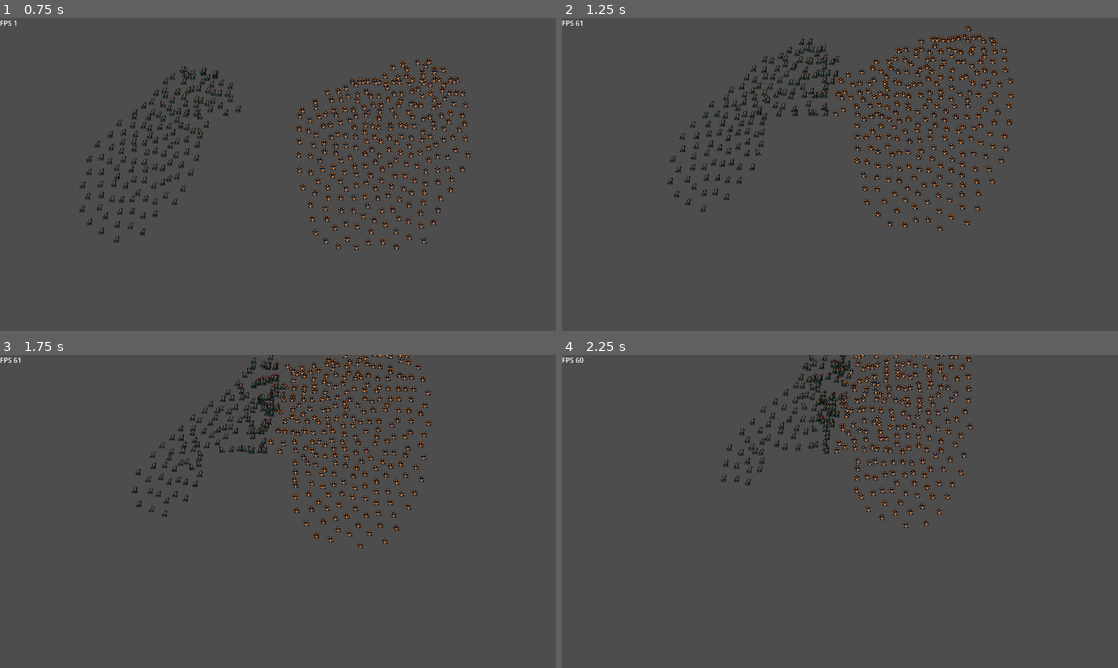
Above: before the commit, frames 1-4 (two rows, left to right).
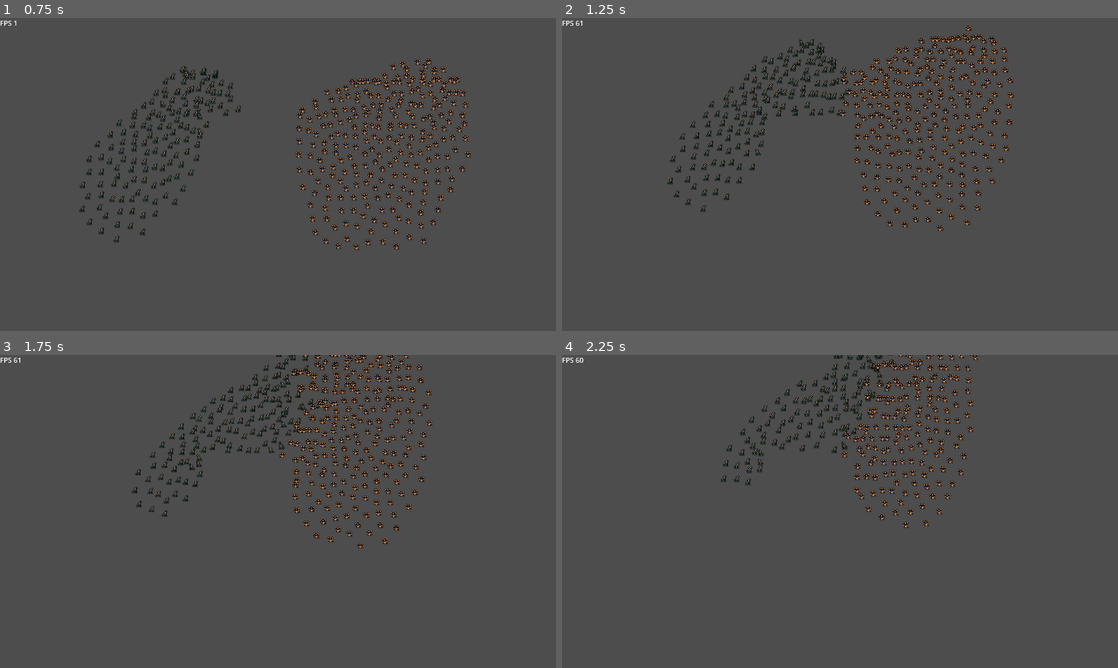
Above: after the commit, the same moments.

Repository: Snayff/nqp3
Game: Godot game, scene res://scenes/stages/combat/stage_combat.tscn
Two runs of this game, one before a commit and one after it. Both use one fixed random seed, a clock stepped at 60 frames per second and the inputs below.
Inputs (mouse positions are in pixels of both pictures, inside the frame that each line leads up to):
- Up to frame 1 (0.75 s): move the mouse to (400, 158) at 0.52 s; click (400, 158) at 0.67 s
- Up to frame 2 (1.25 s): no input
- Up to frame 3 (1.75 s): move the mouse to (166, 527) at 1.27 s; click (166, 527) at 1.42 s
- Up to frame 4 (2.25 s): move the mouse to (895, 442) at 2.02 s; click (895, 442) at 2.17 s

Frame 1 is identical in both runs. In frame 2, 1.5% of the frame differs, in the area x 36-80%, y 6-36%; in frame 3, 5.3%; in frame 4, 5.4%, in the area x 29-75%, y 0-48%.

Commit message:
fixed bad condition that forced attempt to attack

Diff:
--- a/scenes/entities/actor/actor.gd
+++ b/scenes/entities/actor/actor.gd
@@ -61,14 +61,14 @@
 var has_ready_attack : bool:
 	get:
 		return _actions.has_ready_attack
-	set(value):
+	set(_value):
 		push_warning("Tried to set has_ready_attack directly. Not allowed.")
 var is_melee : bool:
 	get:
 		if stats.attack_range == Constants.MELEE_RANGE:
 			return true
 		return false
-	set(value):
+	set(_value):
 		push_warning("Tried to set is_melee directly. Not allowed.")
 
 ######### UI ATTRIBUTES ###############
@@ -146,7 +146,7 @@
 		# attack if in range, else move closer
 		_navigation_agent.target_position = _target.global_position
 		var in_attack_range : bool = _navigation_agent.distance_to_target() <= stats.attack_range
-		if in_attack_range and (has_ready_attack or true):
+		if in_attack_range and has_ready_attack:
 			_navigation_agent.target_position = global_position
 			if _state != Constants.ActorState.ATTACKING:
 				change_state(Constants.ActorState.ATTACKING)
@@ -255,12 +255,12 @@
 
 ## execute actor's attack
 func attack() -> void:
-	_actions.use_random_attack(_target)  # signal emitted in func
+	_actions.use_random_attack(_target)
 
 
 ## add status effect to actor
 func add_status_effect(status_effect: BaseStatusEffect) -> void:
-	_status_effects.add_status_effect(status_effect)  # signal emitted in func
+	_status_effects.add_status_effect(status_effect)
 
 
 ## remove a status effect by its uid
--- a/scripts/components/actor_actions.gd
+++ b/scripts/components/actor_actions.gd
@@ -11,12 +11,13 @@
 			if action.is_ready:
 				return true
 		return false
-	set(value):
+	set(_value):
 		push_warning("Tried to set has_ready_attack directly. Not allowed.")
 
 func _ready() -> void:
 	pass
 	# N.B. _ready called too late to init triggers
+
 
 func add_attack(attack: BaseAction) -> void:
 	attacks[attack.uid] = attack
